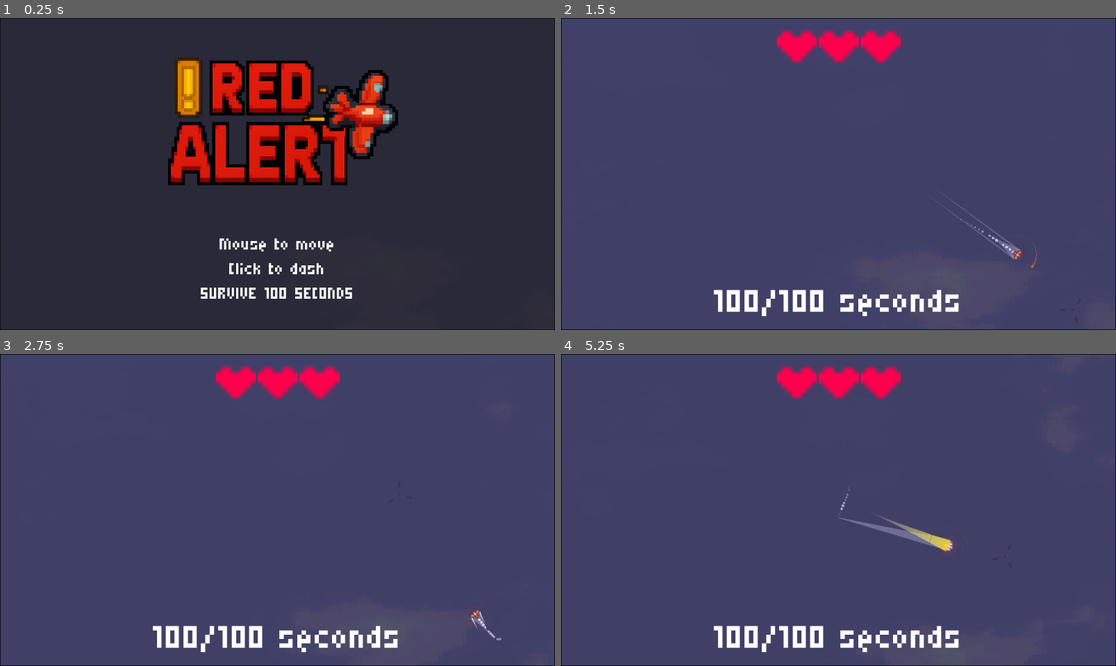
Above: before the commit, frames 1-4 (two rows, left to right).
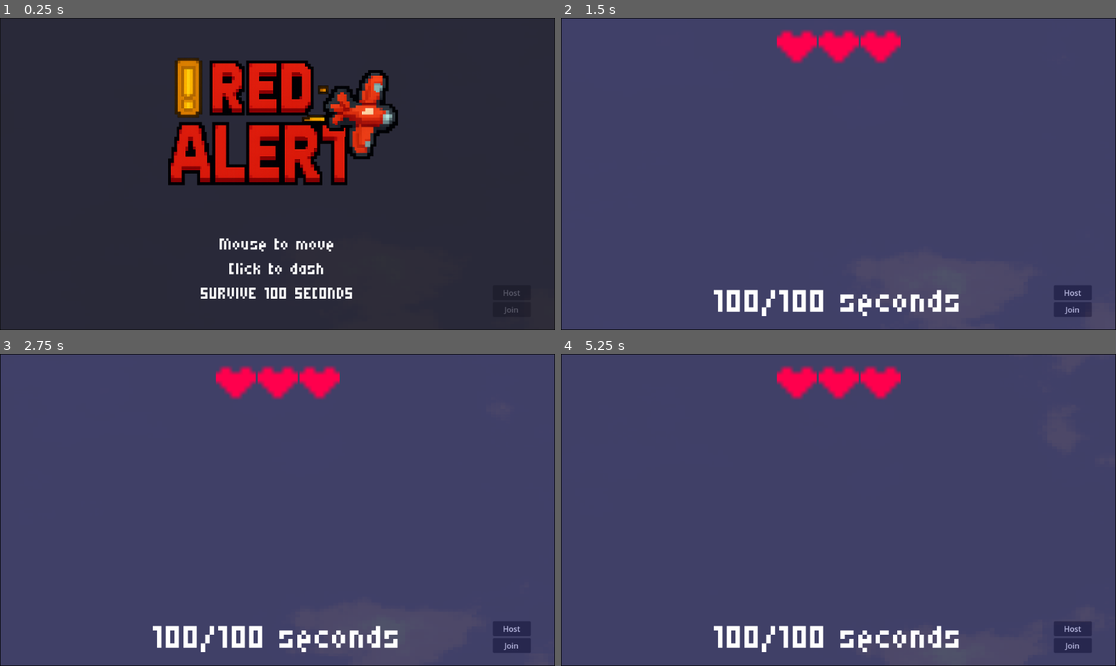
Above: after the commit, the same moments.

Repository: kickflip-games/kiwijam25
Game: Godot game, scene res://scenes/Main.tscn
The game is run twice, just before and just after one commit, with the same random seed, the same clock (stepped at 60 frames per second) and the same inputs.
Inputs (mouse positions are in pixels of both pictures, inside the frame that each line leads up to):
- Up to frame 1 (0.25 s): no input
- Up to frame 2 (1.5 s): click (1071, 292) at 0.5 s, where only the run after the commit has a clickable "Host"; click (1071, 308) at 1.25 s, where only the run after the commit has a clickable "Join"
- Up to frame 3 (2.75 s): move the mouse to (399, 494) at 2.02 s; press the mouse at (399, 494) at 2.03 s
- Up to frame 4 (5.25 s): move the mouse to (727, 525) at 2.77 s; release the mouse at (727, 525) at 2.78 s; click (727, 525) at 2.85 s; move the mouse to (894, 441) at 3.52 s; press the mouse at (894, 441) at 3.53 s; move the mouse to (810, 572) at 4.27 s; release the mouse at (810, 572) at 4.28 s; click (810, 572) at 4.35 s; move the mouse to (1005, 556) at 5.02 s; press the mouse at (1005, 556) at 5.03 s

The runs differ from the first frame. In frame 1, less than 0.1% of the frame differs, in the area x 90-94%, y 87-95%; in frame 2, 0.8%; in frame 3, 0.7%; in frame 4, 1.1%, in the area x 49-96%, y 43-96%.
Error after the commit: Cannot call method 'connect' on a null value. (res://scenes/ui/HUD.gd:15)

Commit message:
adding host join multiplayer stuff

Diff:
--- a/scenes/Main.gd
+++ b/scenes/Main.gd
@@ -10,6 +10,8 @@
 var current_state = GameState.START_SCREEN
 var game_timer: float = 0.0
 var is_timer_running: bool = false
+var peer = ENetMultiplayerPeer.new()
+@export var player_scene: PackedScene
 
 # UI references
 @onready var start_screen = $HUD/StartScreen
@@ -17,14 +19,12 @@
 @onready var game_ui = $HUD/GameUi
 @onready var start_button = $HUD/StartScreen/StartButton
 @onready var restart_button = $HUD/EndScreen/RestartButton
-@onready var player = $Player
 
 
 func _ready():
 	# Connect button signals
 	start_button.pressed.connect(_on_start_button_pressed)
 	restart_button.pressed.connect(_on_restart_button_pressed)
-	player.player_died.connect(player_died)
 
 	# Initialize screens
 	show_start_screen()
@@ -93,6 +93,10 @@
 func _on_restart_button_pressed():
 	get_tree().reload_current_scene()
 
-# Call this when player dies
-func player_died():
-	show_game_over()
+
+func _on_host_button_pressed() -> void:
+	pass # Replace with function body.
+
+
+func _on_join_button_pressed() -> void:
+	pass # Replace with function body.
--- a/scenes/Main.tscn
+++ b/scenes/Main.tscn
@@ -20,6 +20,22 @@
 
 [node name="Main" type="Node2D"]
 script = ExtResource("1_jlsqs")
+player_scene = ExtResource("3_c01mt")
+
+[node name="HostButton" type="Button" parent="."]
+offset_left = 1023.0
+offset_top = 553.0
+offset_right = 1102.0
+offset_bottom = 579.0
+text = "Host
+"
+
+[node name="JoinButton" type="Button" parent="."]
+offset_left = 1023.0
+offset_top = 588.0
+offset_right = 1102.0
+offset_bottom = 614.0
+text = "Join"
 
 [node name="WorldEnvironment" type="WorldEnvironment" parent="."]
 environment = SubResource("Environment_nxtc6")
@@ -35,12 +51,12 @@
 [node name="Camera2D" parent="." instance=ExtResource("1_c01mt")]
 position = Vector2(576, 322)
 
-[node name="Player" parent="." instance=ExtResource("3_c01mt")]
-position = Vector2(586, 276)
-
 [node name="HUD" parent="." node_paths=PackedStringArray("player") instance=ExtResource("4_rarhs")]
-player = NodePath("../Player")
+player = NodePath("")
 heart_full_texture = ExtResource("5_c01mt")
 heart_empty_texture = ExtResource("6_nxtc6")
 
+[connection signal="pressed" from="HostButton" to="." method="_on_host_button_pressed"]
+[connection signal="pressed" from="JoinButton" to="." method="_on_join_button_pressed"]
+
 [editable path="Background"]
